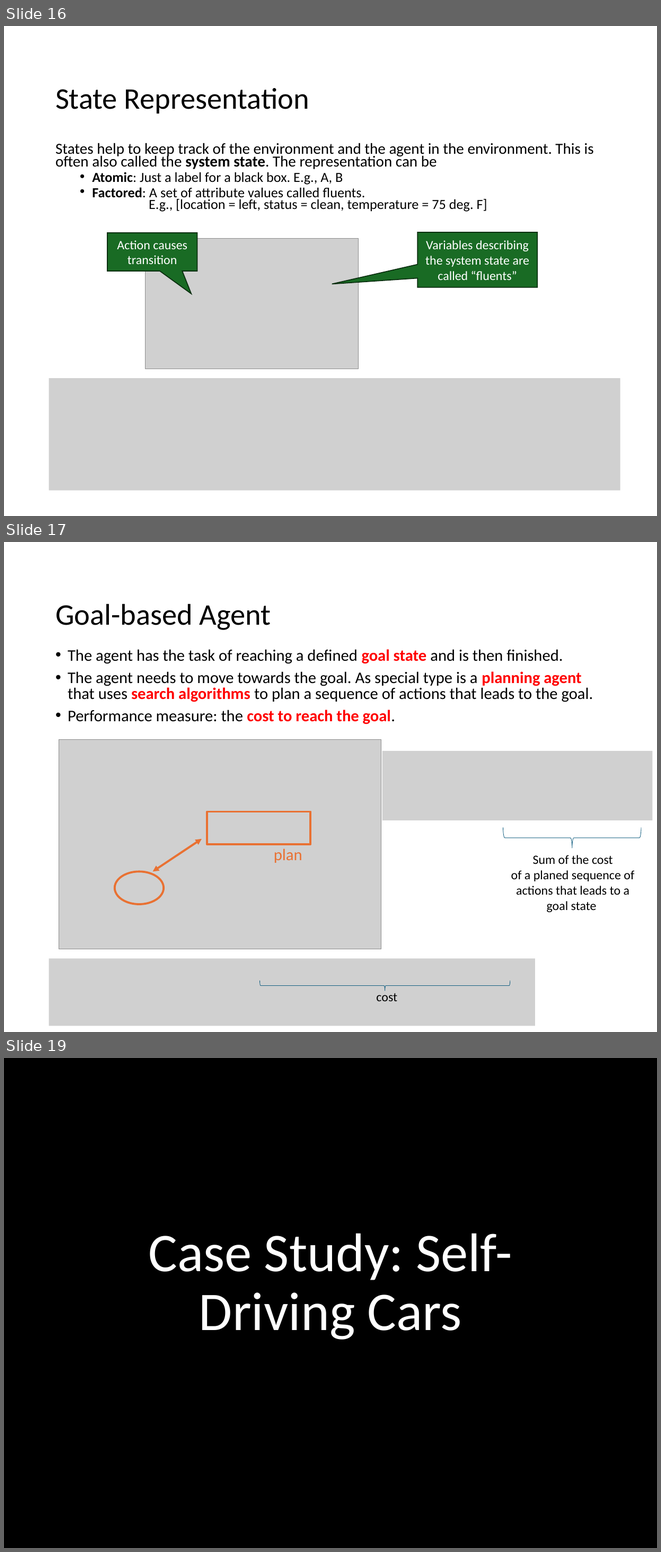
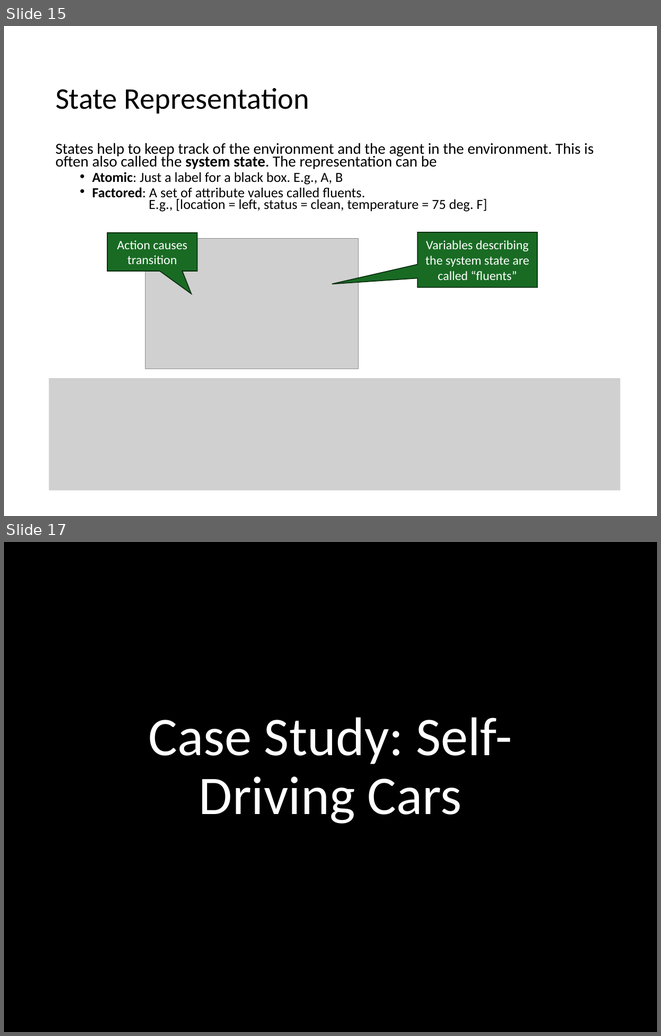
Before and after one commit to mhahsler/CS7320-AI, a slide deck: slides/02_agents_discussion.pptx. Shown one above the other, each under a label of ours: slides 16, 17 and 19 before the commit, slides 15 and 17 after it; the slides between them are not shown. The pictures are 661x1552 and 661x1036 pixels, drawn with LibreOffice and Linux fonts; fonts in the diff are those of the drawing; grey boxes stand for pictures; background and template pictures are left out. Boxes give left, top, right and bottom in pixels: in the first picture for what was removed or moved away, otherwise in the second. Text is boxed around its words. In the diff, an @@ line names an element or a change of style, - is before the commit and + after.

```diff
--- a/slides/02_agents_discussion.pptx
+++ b/slides/02_agents_discussion.pptx
@@ slide 17 removed at bbox=[4, 542, 657, 1032], background #FFFFFF @@
@@ title removed at bbox=[55, 603, 271, 630] @@
-Goal-based Agent
@@ text removed at bbox=[68, 649, 593, 724] @@
-• The agent has the task of reaching a defined goal state and is then finished.
-• The agent needs to move towards the goal. As special type is a planning agent that uses search algorithms to plan a sequence of actions that leads to the goal.
-• Performance measure: the cost to reach the goal.
@@ picture removed at bbox=[382, 751, 652, 820] @@
@@ left brace removed at bbox=[503, 827, 641, 848] @@
@@ group removed at bbox=[59, 740, 381, 949]: 1 picture, 1 ellipse, 1 rectangle, 1 double arrow @@
@@ text removed at bbox=[274, 848, 302, 863] @@
-plan
@@ text removed at bbox=[511, 855, 634, 912] @@
-Sum of the cost
-of a planed sequence of actions that leads to a goal state
@@ picture removed at bbox=[49, 959, 536, 1026] @@
@@ left brace removed at bbox=[259, 980, 510, 990] @@
@@ text removed at bbox=[376, 990, 397, 1001] @@
-cost
@@ what was slide 16 is now slide 15 @@
@@ what was slide 19 is now slide 17 @@
```
Also in this commit, not shown: 1 slide changed, 3 slides added, 2 other slides removed, 2 other files.
